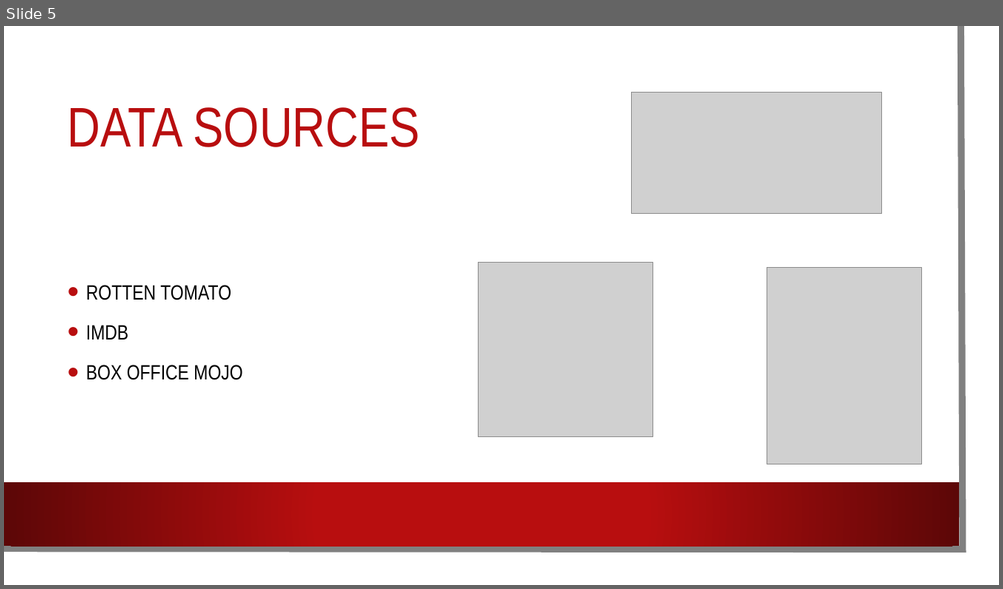
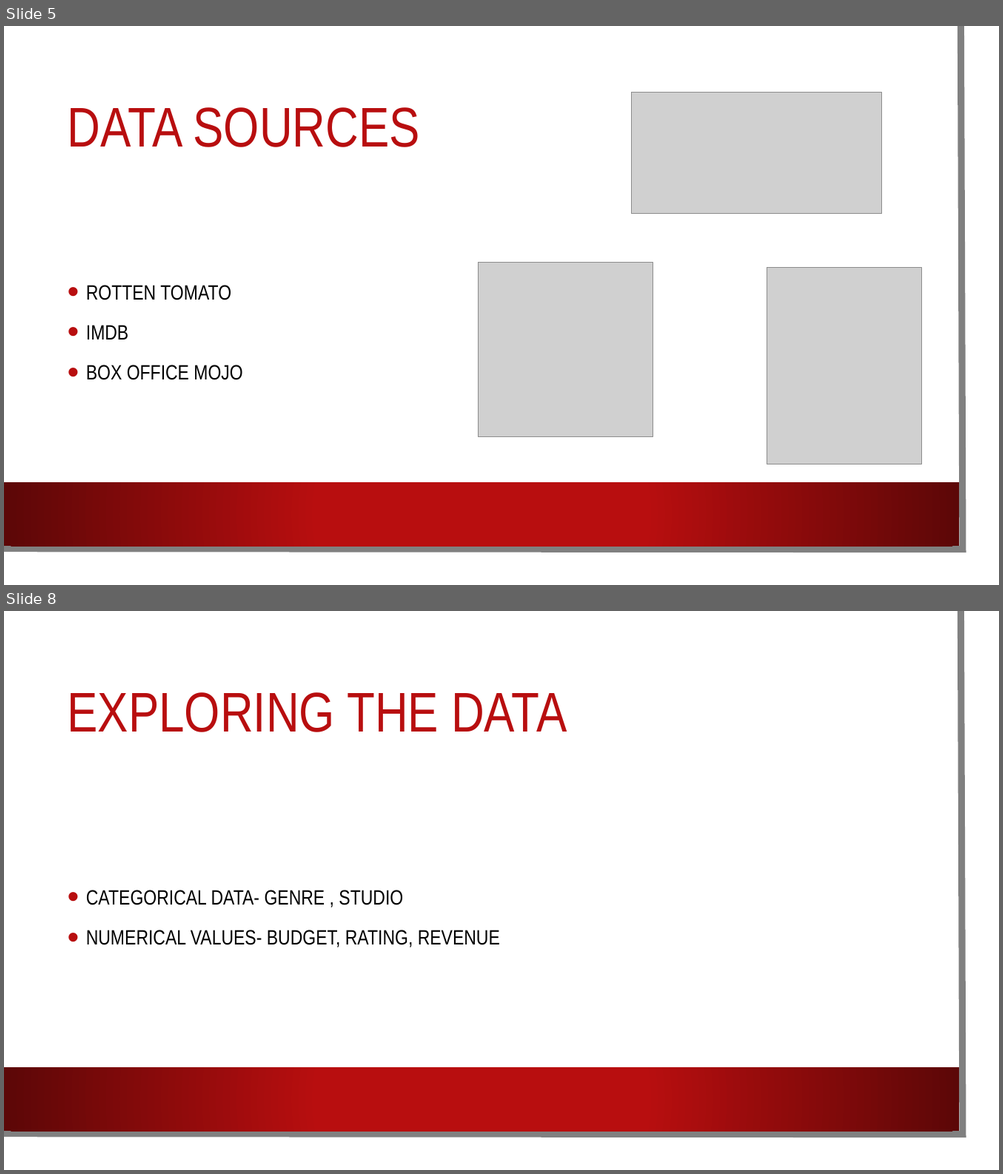
Before and after one commit to AnyaKatz/TraficPreventer, a slide deck: MOVIFIER.pptx. Shown one above the other, each under a label of ours: slide 5 before the commit, slides 5 and 8 after it; the slides between them are not shown. The pictures are 1003x589 and 1003x1174 pixels, drawn with LibreOffice and Linux fonts; fonts in the diff are those of the drawing; grey boxes stand for pictures; background and template pictures are left out. Boxes give left, top, right and bottom in pixels: in the first picture for what was removed or moved away, otherwise in the second. Text is boxed around its words. In the diff, an @@ line names an element or a change of style, - is before the commit and + after.

```diff
--- a/MOVIFIER.pptx
+++ b/MOVIFIER.pptx
@@ slide 8 added at (4,611,999,1170), background picture (left out); not listed: 3 template elements that a slide beside it also shows @@
@@ title added at (68,692,566,732), 54 pt, text #B80E0F @@
+EXPLORING THE DATA
@@ text added at (86,890,500,948), 20 pt, text #000000 @@
+• CATEGORICAL DATA- GENRE , STUDIO
+• NUMERICAL VALUES- BUDGET, RATING, REVENUE
```
Also in this commit, not shown: 1 slide changed, 3 other slides added.
